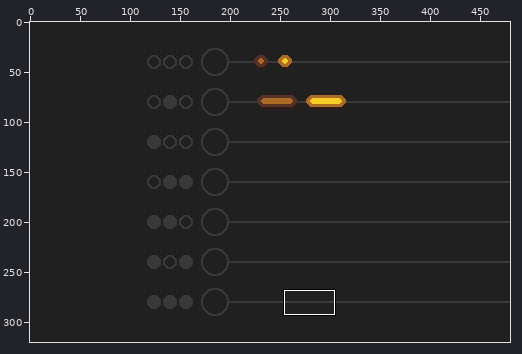
Two versions of one pixel-art file, src/art/bg.aseprite. Above: a wide view before the commit, with the close-up outlined.
Close-up. Old version:
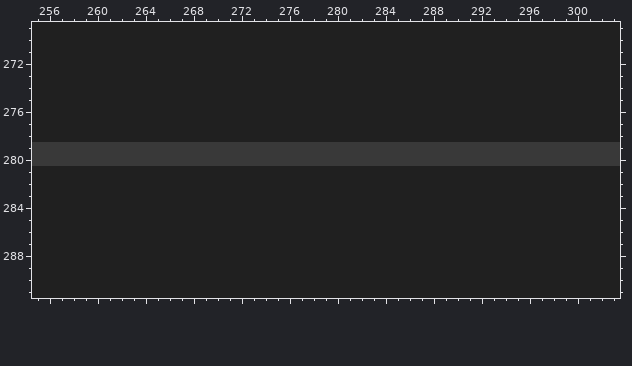
480x320 pixels, 1 frame. Shown: x 255..303, y 269..291. The commit also changed other parts of the picture, which this record leaves out.
New version:
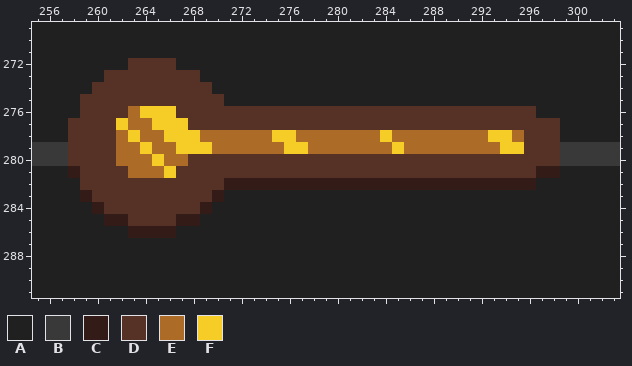
Palette (. is transparent): A #202020  B #393939  C #331c17  D #563226  E #ac6b26  F #f6cd26
Change:
Layer "note1":
y 272: x 263..266 AAAA -> DDDD
y 273: x 261..268 AAAAAAAA -> DDDDDDDD
y 274: x 260..269 AAAAAAAAAA -> DDDDDDDDDD
y 275: x 259..270 AAAAAAAAAAAA -> DDDDDDDDDDDD
y 276: x 259..296 AAAAAAAAAAAAAAAAAAAAAAAAAAAAAAAAAAAAAA -> DDDDEFFFDDDDDDDDDDDDDDDDDDDDDDDDDDDDDD
y 277: x 258..298 AAAAAAAAAAAAAAAAAAAAAAAAAAAAAAAAAAAAAAAAA -> DDDDFEEFFFDDDDDDDDDDDDDDDDDDDDDDDDDDDDDDD
y 278: x 258..298 AAAAAAAAAAAAAAAAAAAAAAAAAAAAAAAAAAAAAAAAA -> DDDDEFEEFFFEEEEEEFFEEEEEEEFEEEEEEEEFFEDDD
y 279: x 258..298 BBBBBBBBBBBBBBBBBBBBBBBBBBBBBBBBBBBBBBBBB -> DDDDEEFEEFFFEEEEEEFFEEEEEEEFEEEEEEEEFFDDD
y 280: x 258..298 BBBBBBBBBBBBBBBBBBBBBBBBBBBBBBBBBBBBBBBBB -> DDDDEEEFEEDDDDDDDDDDDDDDDDDDDDDDDDDDDDDDD
y 281: x 258..298 AAAAAAAAAAAAAAAAAAAAAAAAAAAAAAAAAAAAAAAAA -> CDDDDEEEFDDDDDDDDDDDDDDDDDDDDDDDDDDDDDDCC
y 282: x 259..296 AAAAAAAAAAAAAAAAAAAAAAAAAAAAAAAAAAAAAA -> DDDDDDDDDDDDCCCCCCCCCCCCCCCCCCCCCCCCCC
y 283: x 259..270 AAAAAAAAAAAA -> CDDDDDDDDDDC
y 284: x 260..269 AAAAAAAAAA -> CDDDDDDDDC
y 285: x 261..268 AAAAAAAA -> CCDDDDCC
y 286: x 263..266 AAAA -> CCCC
Changed places in both close-ups, as pixel boxes (x1, y1, x2, y2):
changed: (68, 58, 560, 238)
